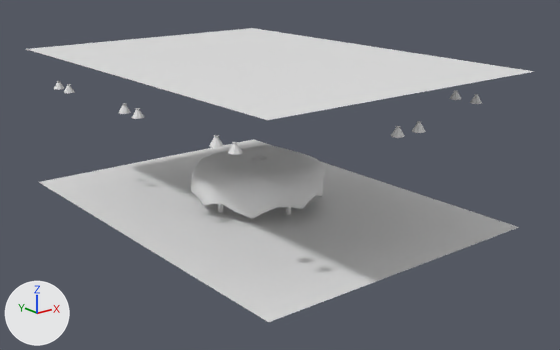
The Blender file TexasHoldemPoker/TexasHoldemPoker/Assets/Blender Files/MenuScene.blend as it was, and as the next commit left it.
Before and after are seen from a 50 mm lens placed at (-1.036, -1.373, 0.602), pointed at (0.021, -0.053, 0.074). The lights are fixed; the arrows at lower left show +X, +Y and +Z. Materials are left out; every surface is plain grey.

Names of what the first picture shows: 'Celing', 'Cloth', 'Floor', 'WallLights'.
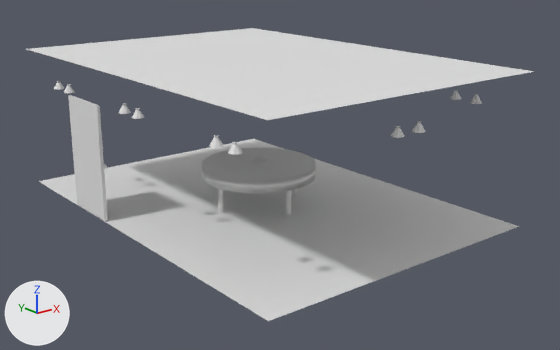
Location of each change, (x1, y1, x2, y2) in pixels of the pictures (560 x 350 px):
'Floor', moved
    before: (39, 139, 519, 322)
    after: (39, 139, 519, 321)
'Cloth', reshaped, moved, rescaled (15% narrower, 39% shorter)
    before: (191, 144, 326, 219)
    after: (202, 148, 316, 193)
'Door', added
    after: (68, 95, 108, 221)

Edits to the bpy script that builds the scene:
```text
Change me_plane:
    used by ob_cloth; location = (0.0, 0.0, 0.077); scale = (0.217, 0.217, 0.217)
    remove me_plane.from_pydata(...)  # 81 vertices, 64 faces; spans x -0.72..0.72, y -0.728..0.742, z -0.303..0.131
    add me_plane.from_pydata(...)  # 64 vertices, 34 faces; spans x -1.0..1.0, y -1.0..1.0, z 0.0..1.0
    me_plane part 1: the whole mesh is rebuilt
Add me_cube:
    me_cube.from_pydata(...)  # 494 vertices, 522 faces; spans x -1.0..1.99, y -1.0..1.0, z -1.0..1.0
Change ob_floor:
    ob_floor.location: (0.0, 0.0, -0.003) -> (0.0, 0.0, -0.001)
Change ob_cloth:
    ob_cloth.location: (0.0, 0.0, 0.077) -> (-0.002, -0.003, 0.066)
    ob_cloth.scale: (0.217, 0.217, 0.217) -> (0.131, 0.131, 0.03)
Add ob_door:
    ob_door = bpy.data.objects.new('Door', me_cube)
    ob_door.location = (-0.335, 0.174, 0.13)
    ob_door.scale = (0.00678, 0.0701, 0.127)
```
